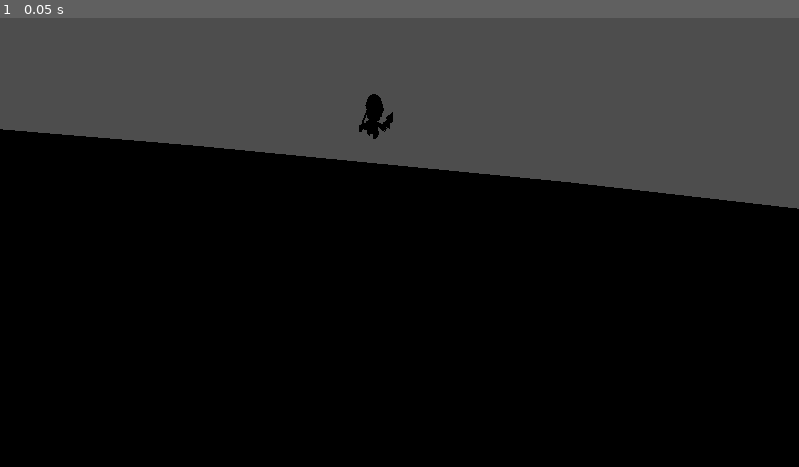
Above: before the commit, frame 1.
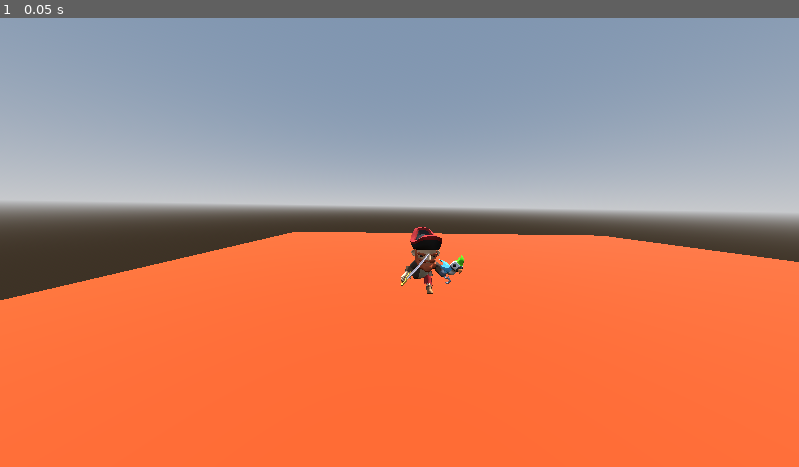
Above: after the commit, the same moment.

Repository: Play2HelpWorld-com/Play2World3D
Game: Godot game, scene res://Scenes/Levels/world_1.tscn
The game is run twice, just before and just after one commit, with the same random seed, the same clock (stepped at 60 frames per second) and the same inputs.
Inputs:
- Up to frame 1 (0.05 s): no input

The runs differ from the first frame. In frame 1, 100% of the frame differs, in the area x 0-100%, y 0-100%.

Commit message:
fix the black screen problem

Diff:
--- a/Scenes/Levels/world_1.tscn
+++ b/Scenes/Levels/world_1.tscn
@@ -1,6 +1,18 @@
-[gd_scene load_steps=4 format=3 uid="uid://2nrq4njde1av"]
+[gd_scene load_steps=7 format=3 uid="uid://2nrq4njde1av"]
 
 [ext_resource type="PackedScene" uid="uid://5vp5pgxuneab" path="res://Scenes/Entities/Players/captain.tscn" id="1_bgyfo"]
+
+[sub_resource type="ProceduralSkyMaterial" id="ProceduralSkyMaterial_x6jtg"]
+sky_horizon_color = Color(0.64625, 0.65575, 0.67075, 1)
+ground_horizon_color = Color(0.64625, 0.65575, 0.67075, 1)
+
+[sub_resource type="Sky" id="Sky_tqpd6"]
+sky_material = SubResource("ProceduralSkyMaterial_x6jtg")
+
+[sub_resource type="Environment" id="Environment_qgd7p"]
+background_mode = 2
+sky = SubResource("Sky_tqpd6")
+tonemap_mode = 2
 
 [sub_resource type="PlaneMesh" id="PlaneMesh_w3xoc"]
 size = Vector2(200, 200)
@@ -10,15 +22,22 @@
 
 [node name="World1" type="Node3D"]
 
+[node name="WorldEnvironment" type="WorldEnvironment" parent="."]
+environment = SubResource("Environment_qgd7p")
+
+[node name="DirectionalLight3D" type="DirectionalLight3D" parent="."]
+transform = Transform3D(-0.866023, -0.433016, 0.250001, 0, 0.499998, 0.866027, -0.500003, 0.749999, -0.43301, 0, 0, 0)
+shadow_enabled = true
+
 [node name="captain" parent="." instance=ExtResource("1_bgyfo")]
 transform = Transform3D(1, 0, 0, 0, 1, 0, 0, 0, 1, 0.277899, -0.387671, -0.138993)
 
 [node name="Camera3D" type="Camera3D" parent="captain"]
-transform = Transform3D(0.995942, -0.0830754, -0.0346098, 0.088145, 0.978042, 0.188848, 0.0181612, -0.191133, 0.981396, 1.31665, -2.69127, 8.87495)
+transform = Transform3D(0.999777, -0.0122821, -0.0172079, 0.0154157, 0.980521, 0.19581, 0.0144677, -0.196032, 0.980491, -0.698065, 2.28512, 4.47012)
 fov = 101.78
 
 [node name="CSGMesh3D" type="CSGMesh3D" parent="."]
-transform = Transform3D(1, 0, 0, 0, 0.975902, -0.218211, 0, 0.218211, 0.975902, -4.14377, -2.95263, 1.74971)
+transform = Transform3D(1, 0, 0, 0, 0.999947, 0.0103152, 0, -0.0103152, 0.999947, 34.9975, -14.1154, -12.5779)
 use_collision = true
 mesh = SubResource("PlaneMesh_w3xoc")
 material = SubResource("StandardMaterial3D_qfhbf")
Not shown, changed: export_presets.cfg
